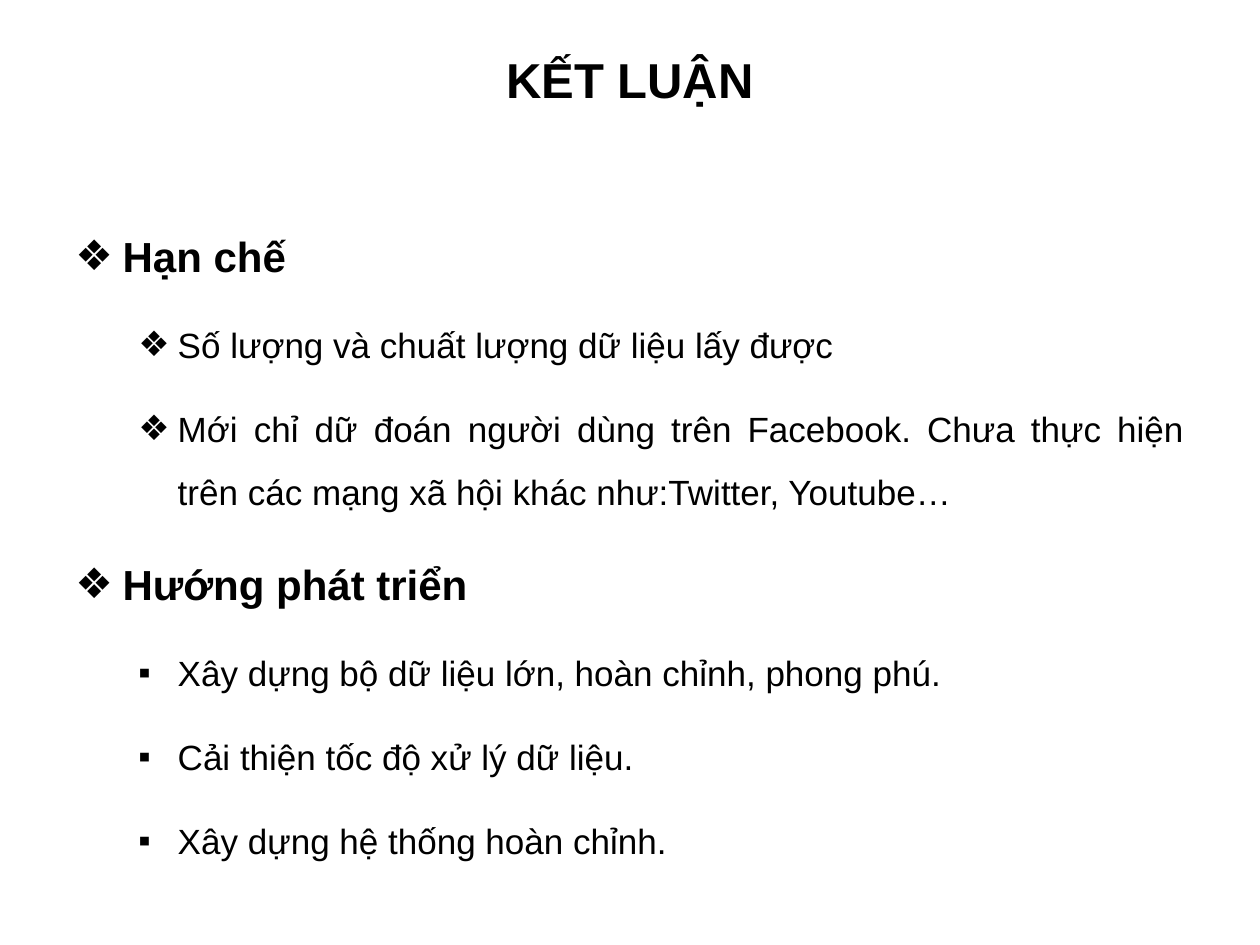
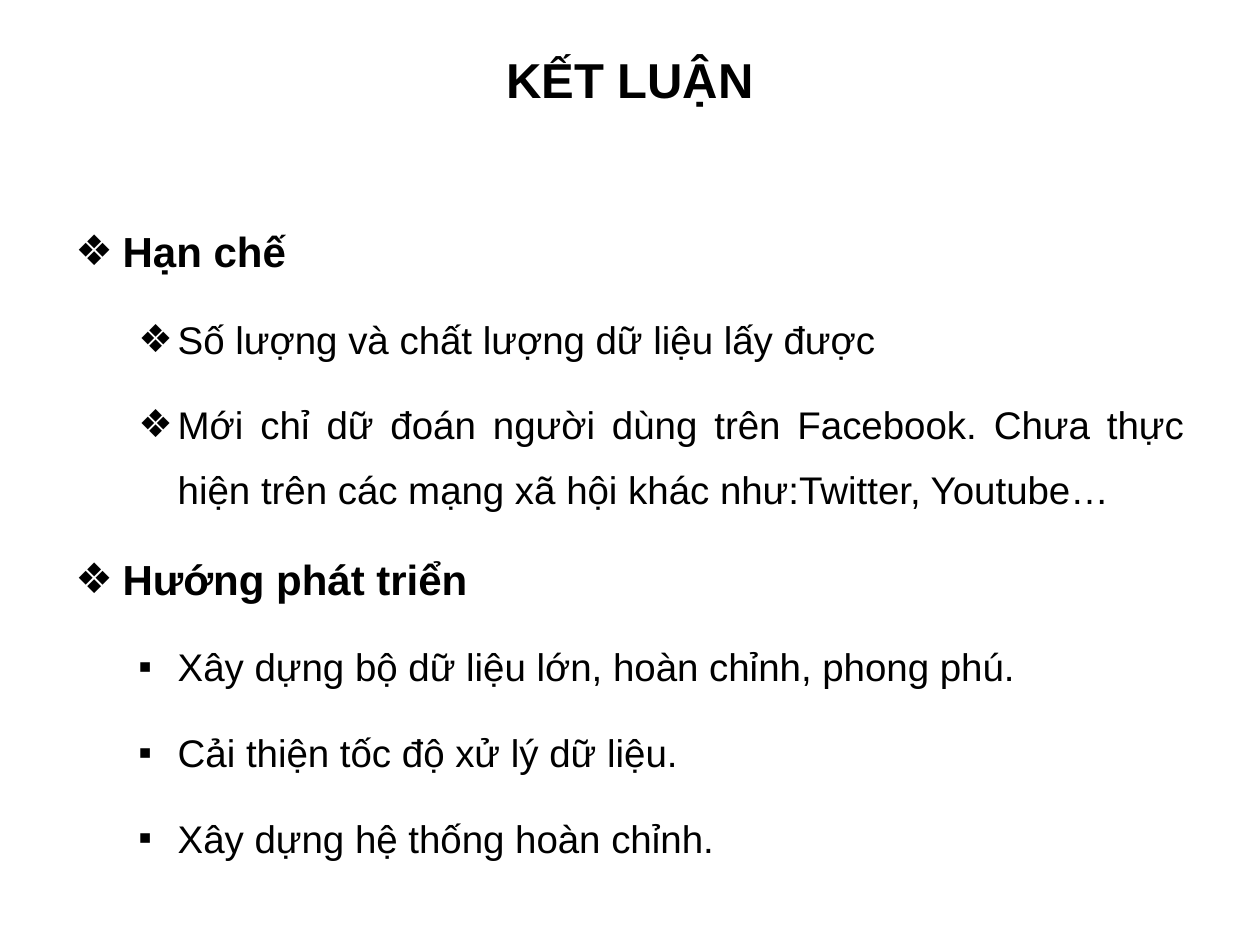
Before and after one commit to truonghaibg/thesis, a slide deck: slide 22 of tchai/Slide_LuanVan_TruongCongHai.ppt. Drawn at 1260x945 pixels with LibreOffice and Linux fonts; fonts in the diff are those of the drawing; background and template pictures are left out. Boxes give left, top, right and bottom in pixels: in the first picture for what was removed or moved away, otherwise in the second. Text is boxed around its words. In the diff, an @@ line names an element or a change of style, - is before the commit and + after.

```diff
--- a/tchai/Slide_LuanVan_TruongCongHai.ppt
+++ b/tchai/Slide_LuanVan_TruongCongHai.ppt
@@ text at (x1=123, y1=234, x2=1184, y2=860): size 20 to 22 pt in "Mới chỉ dữ đoán người dùng trên ...", "Xây dựng bộ dữ liệu lớn, hoàn ...", "Cải thiện tốc độ xử lý dữ ...", "Xây dựng hệ thống hoàn chỉnh."; line spacing 1.5 to 1.4 @@
@@ text at (x1=178, y1=324, x2=876, y2=361): text changed; size 20 to 22 pt @@
-  ❖ Số lượng và chuất lượng dữ liệu lấy được
+  ❖ Số lượng và chất lượng dữ liệu lấy được
```
Also in this commit, not shown: 13 other slides changed, 1 slide added, 1 slide removed.
